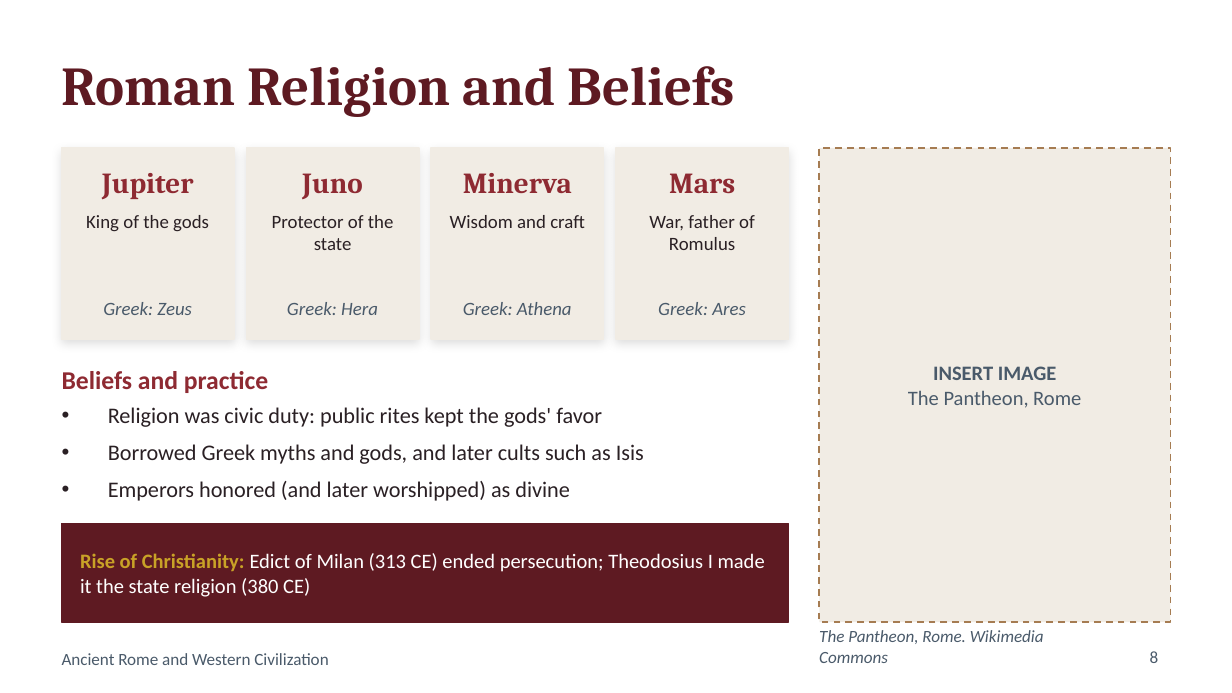
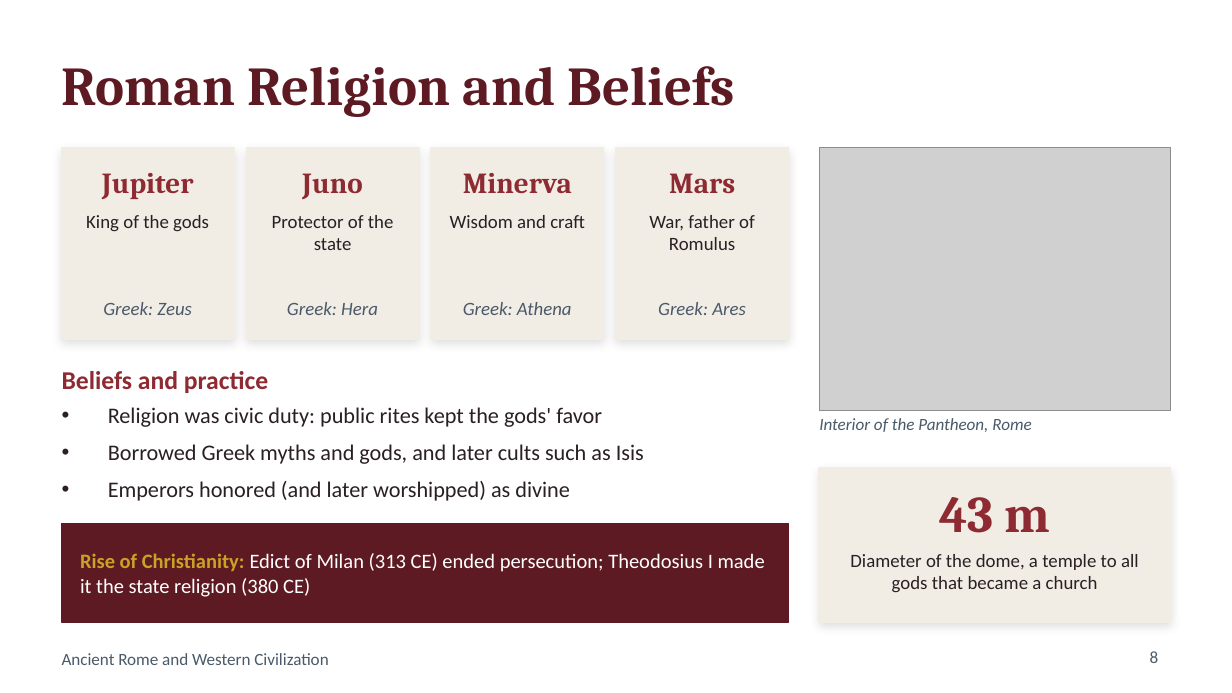
Before and after one commit to scaliaadrian230-dotcom/NetWatcher, a slide deck: slide 8 of rome-presentation/Ancient_Rome_Presentation.pptx. Drawn at 1232x693 pixels with LibreOffice and Linux fonts; fonts in the diff are those of the drawing; grey boxes stand for pictures. Boxes give left, top, right and bottom in pixels: in the first picture for what was removed or moved away, otherwise in the second. Text is boxed around its words. In the diff, an @@ line names an element or a change of style, - is before the commit and + after.

```diff
--- a/rome-presentation/Ancient_Rome_Presentation.pptx
+++ b/rome-presentation/Ancient_Rome_Presentation.pptx
@@ rectangle removed at box(819, 148, 1170, 622) @@
@@ picture added at box(819, 148, 1170, 410) @@
@@ text at box(819, 418, 1031, 432): text changed; size 12 to 10 pt; italic on @@
-INSERT IMAGE
-The Pantheon, Rome
+Interior of the Pantheon, Rome
@@ text "Interior of the Pantheon, Rome" at box(819, 418, 1031, 432): vertical alignment middle to top @@
@@ rectangle added at box(819, 468, 1170, 622), fill #F1ECE4, outline #F1ECE4 1 pt @@
@@ text added at box(939, 497, 1051, 533), 30 pt, text #8E2A32, bold @@
+43 m
@@ text added at box(850, 554, 1139, 592), 11 pt, text #2A2024 @@
+Diameter of the dome, a temple to all gods that became a church
@@ text removed at box(819, 630, 1044, 663) @@
-The Pantheon, Rome. Wikimedia Commons
```
Also in this commit, not shown: 2 other slides changed.
